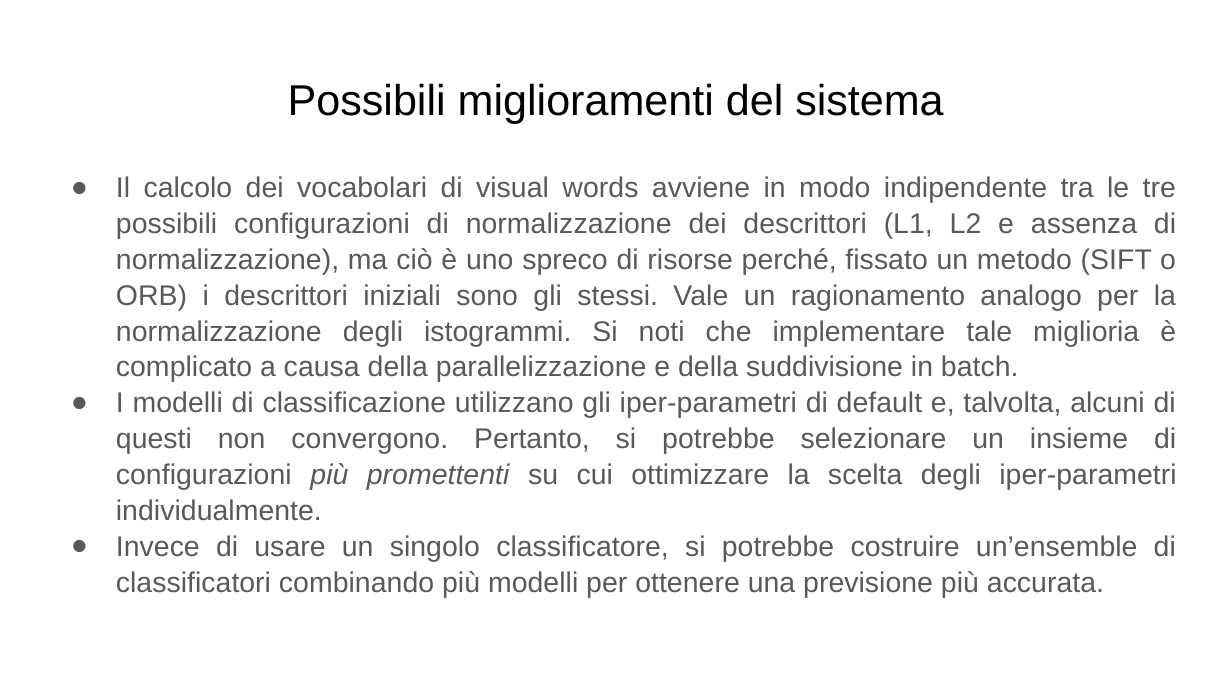
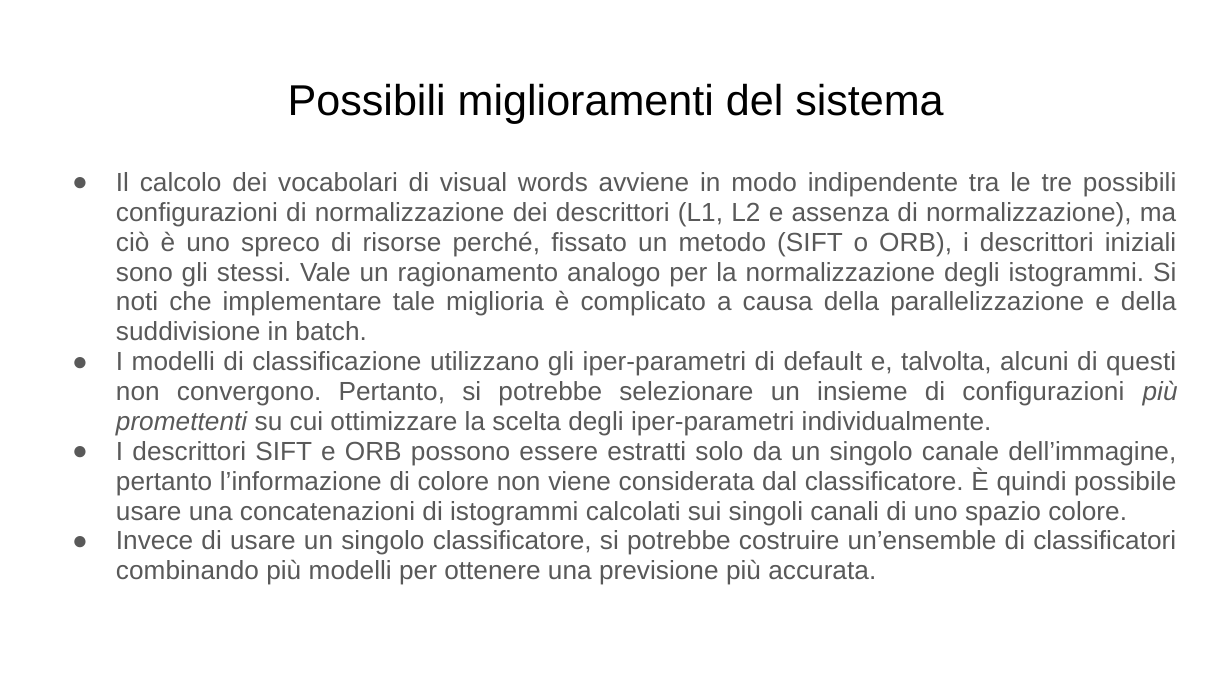
Before and after one commit to serpest/AerialSceneClassification, a slide deck: slide 10 of slides.pptx. Drawn at 1232x693 pixels with LibreOffice and Linux fonts; fonts in the diff are those of the drawing. Boxes give left, top, right and bottom in pixels: in the first picture for what was removed or moved away, otherwise in the second. Text is boxed around its words. In the diff, an @@ line names an element or a change of style, - is before the commit and + after.

Commit message:
Update slides

```diff
--- a/slides.pptx
+++ b/slides.pptx
@@ text at (x1=116, y1=172, x2=1176, y2=340): text changed; size 16.6 to 15.3 pt @@
-● Il calcolo dei vocabolari di visual words avviene in modo indipendente tra le tre possibili configurazioni di normalizzazione dei descrittori (L1, L2 e assenza di normalizzazione), ma ciò è uno spreco di risorse perché, fissato un metodo (SIFT o ORB) i descrittori iniziali sono gli stessi. Vale un ragionamento analogo per la normalizzazione degli istogrammi. Si noti che implementare tale miglioria è complicato a causa della parallelizzazione e della suddivisione in batch.
+● Il calcolo dei vocabolari di visual words avviene in modo indipendente tra le tre possibili configurazioni di normalizzazione dei descrittori (L1, L2 e assenza di normalizzazione), ma ciò è uno spreco di risorse perché, fissato un metodo (SIFT o ORB), i descrittori iniziali sono gli stessi. Vale un ragionamento analogo per la normalizzazione degli istogrammi. Si noti che implementare tale miglioria è complicato a causa della parallelizzazione e della suddivisione in batch.
@@ text at (x1=116, y1=351, x2=1178, y2=585): size 16.6 to 15.3 pt in "I modelli di classificazione utilizzano gli iper-parametri ...", "Invece di usare un singolo classificatore, si ..."; indent changed; line spacing 1.05 to 0.95 @@
@@ text at (x1=116, y1=441, x2=1176, y2=525): paragraph added @@
+● I descrittori SIFT e ORB possono essere estratti solo da un singolo canale dell’immagine, pertanto l’informazione di colore non viene considerata dal classificatore. È quindi possibile usare una concatenazioni di istogrammi calcolati sui singoli canali di uno spazio colore.
```
Also in this commit, not shown: 2 other slides changed, 1 other file.
